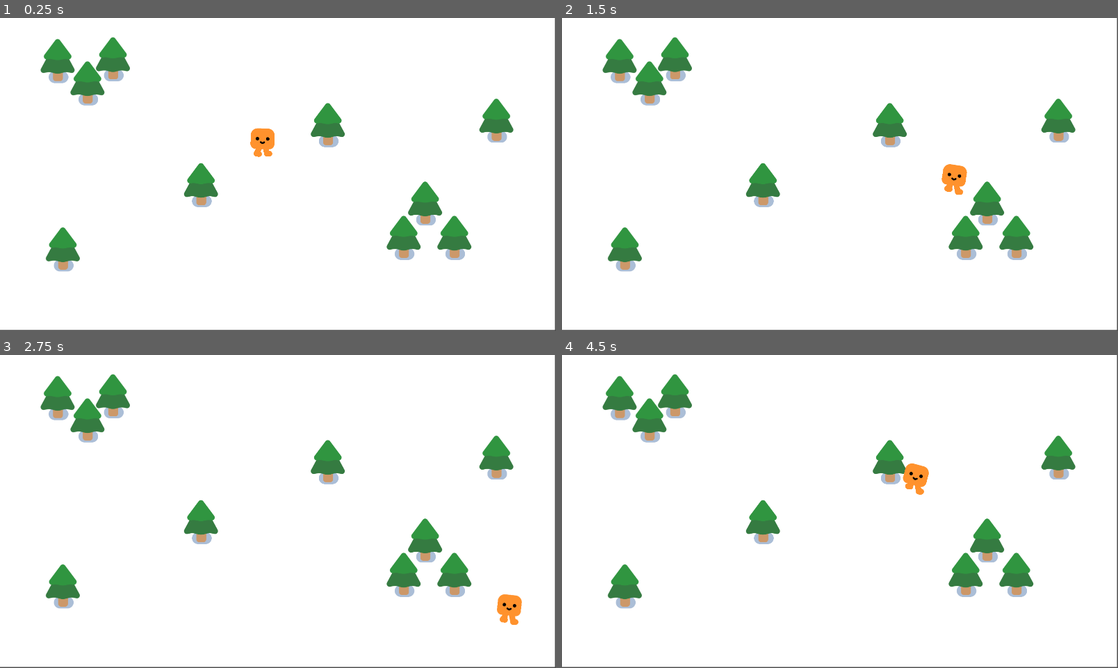
Above: before the commit, frames 1-4 (two rows, left to right).
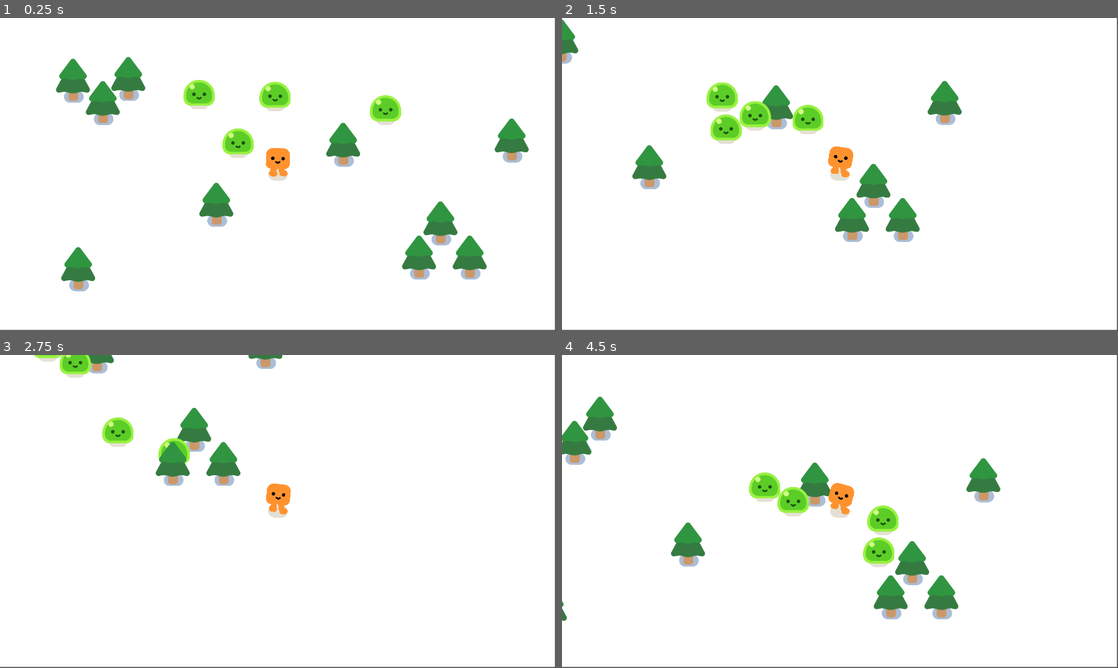
Above: after the commit, the same moments.

Repository: CWong1111/Cartoon-cute
Game: Godot game, scene res://survivors_game.tscn
The game is run twice, just before and just after one commit, with the same random seed, the same clock (stepped at 60 frames per second) and the same inputs.
Inputs:
- Up to frame 1 (0.25 s): no input
- Up to frame 2 (1.5 s): hold D (move_right) 0.53-1.28 s; hold S (move_down) from 1.28 s (still down)
- Up to frame 3 (2.75 s): release S (move_down) at 2.03 s; hold D (move_right) from 2.03 s (still down)
- Up to frame 4 (4.5 s): release D (move_right) at 2.78 s; hold W (move_up) 2.78-3.53 s; hold A (move_left) from 3.53 s (still down)

The runs differ from the first frame. In frame 1, 12% of the frame differs, in the area x 7-96%, y 6-88%; in frame 2, 11%; in frame 3, 9.3%; in frame 4, 12%, in the area x 0-93%, y 6-86%.

Commit message:
Cartoon cute3
-Add Mobs that Follow the Player
-Make the View Follow the Player

Diff:
--- /dev/null
+++ b/mob.gd
@@ -0,0 +1,9 @@
+extends CharacterBody2D
+
+@onready var player = get_node("/root/Game/Player")
+
+
+func _physics_process(delta):
+	var direction = global_position.direction_to(player.global_position)
+	velocity = direction * 300.0
+	move_and_slide()
--- /dev/null
+++ b/mob.tscn
@@ -0,0 +1,16 @@
+[gd_scene load_steps=4 format=3 uid="uid://bi073a8il0kb2"]
+
+[ext_resource type="PackedScene" uid="uid://ogik4s70pgwl" path="res://characters/slime/slime.tscn" id="1_faxwx"]
+[ext_resource type="Script" path="res://mob.gd" id="1_nyrl4"]
+
+[sub_resource type="CircleShape2D" id="CircleShape2D_c40vx"]
+radius = 55.0
+
+[node name="Mob" type="CharacterBody2D"]
+script = ExtResource("1_nyrl4")
+
+[node name="Slime" parent="." instance=ExtResource("1_faxwx")]
+
+[node name="CollisionShape2D" type="CollisionShape2D" parent="."]
+position = Vector2(1, -26)
+shape = SubResource("CircleShape2D_c40vx")
--- a/player.tscn
+++ b/player.tscn
@@ -14,3 +14,5 @@
 
 [node name="CollisionShape2D" type="CollisionShape2D" parent="."]
 shape = SubResource("CircleShape2D_7fsnw")
+
+[node name="Camera2D" type="Camera2D" parent="."]
--- a/survivors_game.tscn
+++ b/survivors_game.tscn
@@ -1,18 +1,25 @@
-[gd_scene load_steps=3 format=3 uid="uid://it25lohfiog4"]
+[gd_scene load_steps=4 format=3 uid="uid://it25lohfiog4"]
 
 [ext_resource type="PackedScene" uid="uid://dmll6g3vg5tsy" path="res://player.tscn" id="1_c5cs6"]
 [ext_resource type="PackedScene" uid="uid://c7id0nb8ush7c" path="res://pine_tree.tscn" id="2_s7ipj"]
+[ext_resource type="PackedScene" uid="uid://bi073a8il0kb2" path="res://mob.tscn" id="3_xnu0s"]
 
 [node name="Game" type="Node2D"]
 y_sort_enabled = true
 
-[node name="ColorRect" type="ColorRect" parent="."]
+[node name="CanvasLayer" type="CanvasLayer" parent="."]
+layer = -30
+
+[node name="ColorRect" type="ColorRect" parent="CanvasLayer"]
 offset_right = 1916.0
 offset_bottom = 1076.0
 
 [node name="Player" parent="." instance=ExtResource("1_c5cs6")]
 position = Vector2(907, 472)
 rotation = 0.0271852
+
+[node name="Mob" parent="." instance=ExtResource("3_xnu0s")]
+position = Vector2(704, 357)
 
 [node name="PineTree" parent="." instance=ExtResource("2_s7ipj")]
 position = Vector2(302, 218)
@@ -43,3 +50,12 @@
 
 [node name="PineTree10" parent="." instance=ExtResource("2_s7ipj")]
 position = Vector2(1714, 347)
+
+[node name="Mob2" parent="." instance=ExtResource("3_xnu0s")]
+position = Vector2(1345, 245)
+
+[node name="Mob3" parent="." instance=ExtResource("3_xnu0s")]
+position = Vector2(894, 158)
+
+[node name="Mob4" parent="." instance=ExtResource("3_xnu0s")]
+position = Vector2(579, 176)
